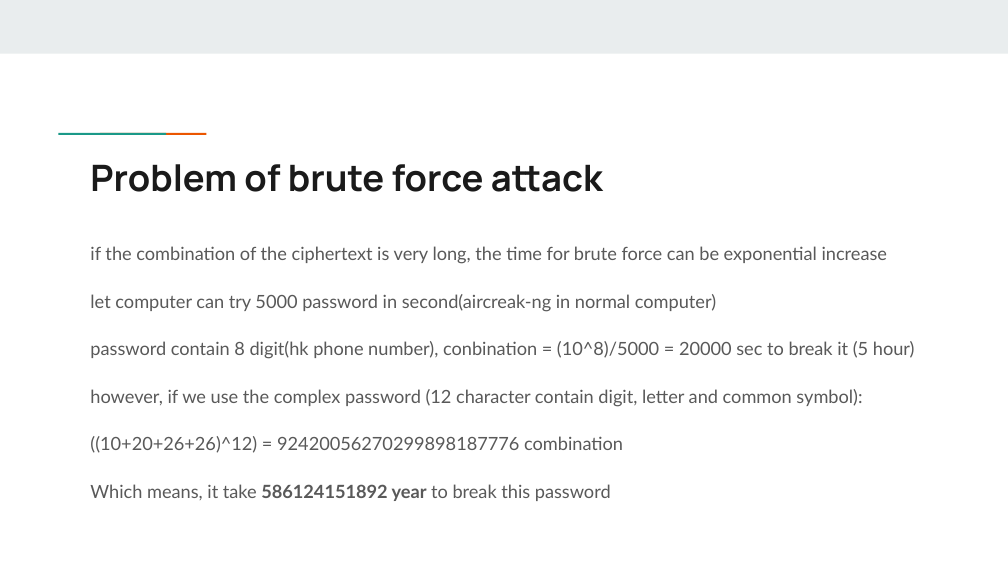
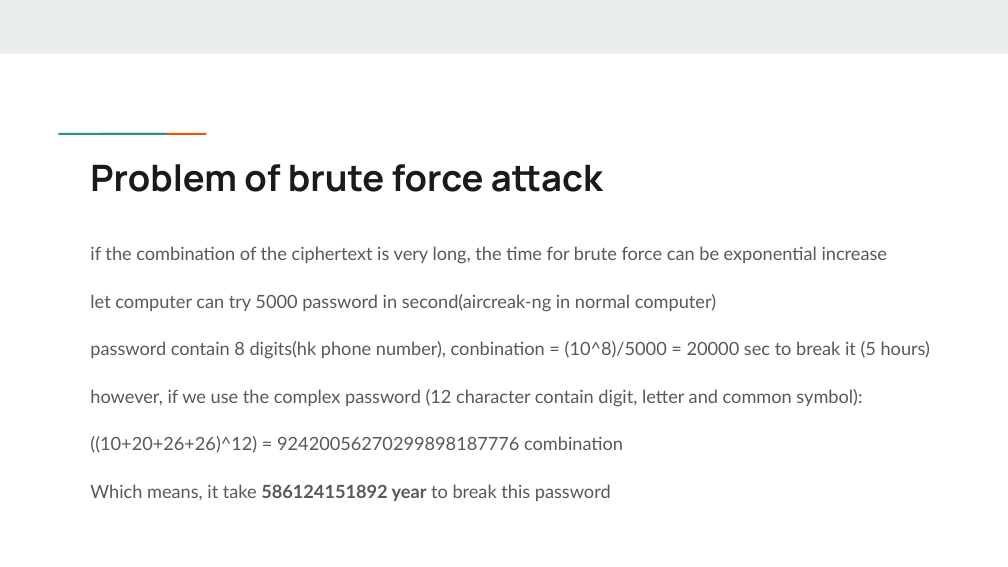
Before and after one commit to kcwong395/CyberSecMaterial, a slide deck: slide 18 of 1920 SemA/Second Meeting 230919/Lecture/CIG Lecture1.pptx. Drawn at 1008x567 pixels with LibreOffice and Linux fonts; fonts in the diff are those of the drawing. Boxes give left, top, right and bottom in pixels: in the first picture for what was removed or moved away, otherwise in the second. Text is boxed around its words. In the diff, an @@ line names an element or a change of style, - is before the commit and + after.

```diff
--- a/1920 SemA/Second Meeting 230919/Lecture/CIG Lecture1.pptx
+++ b/1920 SemA/Second Meeting 230919/Lecture/CIG Lecture1.pptx
@@ text at bbox=[90, 341, 930, 359]: text changed @@
-password contain 8 digit(hk phone number), conbination = (10^8)/5000 = 20000 sec to break it (5 hour)
+password contain 8 digits(hk phone number), conbination = (10^8)/5000 = 20000 sec to break it (5 hours)
```
Also in this commit, not shown: 1 other slide changed, 1 other file.
